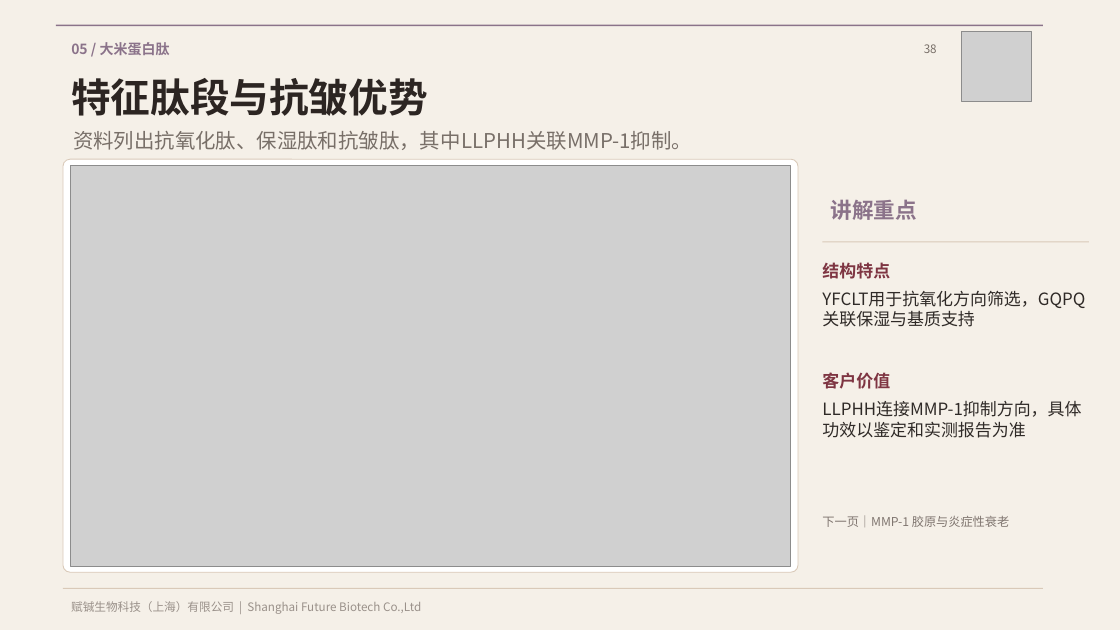
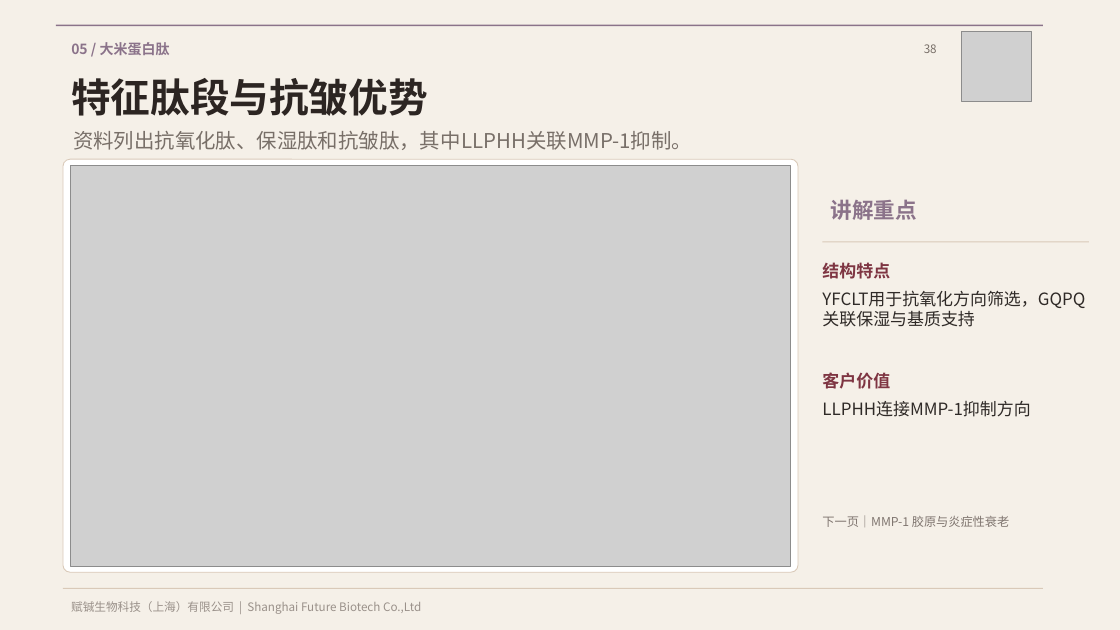
Before and after one commit to futurebio/futurebio.github.io, a slide deck: slide 38 of downloads/anti-aging-ingredient-portfolio-latest.pptx. Drawn at 1120x630 pixels with LibreOffice and Linux fonts; fonts in the diff are those of the drawing; grey boxes stand for pictures. Boxes give left, top, right and bottom in pixels: in the first picture for what was removed or moved away, otherwise in the second. Text is boxed around its words. In the diff, an @@ line names an element or a change of style, - is before the commit and + after.

```diff
--- a/downloads/anti-aging-ingredient-portfolio-latest.pptx
+++ b/downloads/anti-aging-ingredient-portfolio-latest.pptx
@@ text at bbox=[822, 401, 1030, 417]: text changed @@
-LLPHH连接MMP-1抑制方向，具体功效以鉴定和实测报告为准
+LLPHH连接MMP-1抑制方向
```
Also in this commit, not shown: 11 other slides changed, 4 slides added, 3 other files.
